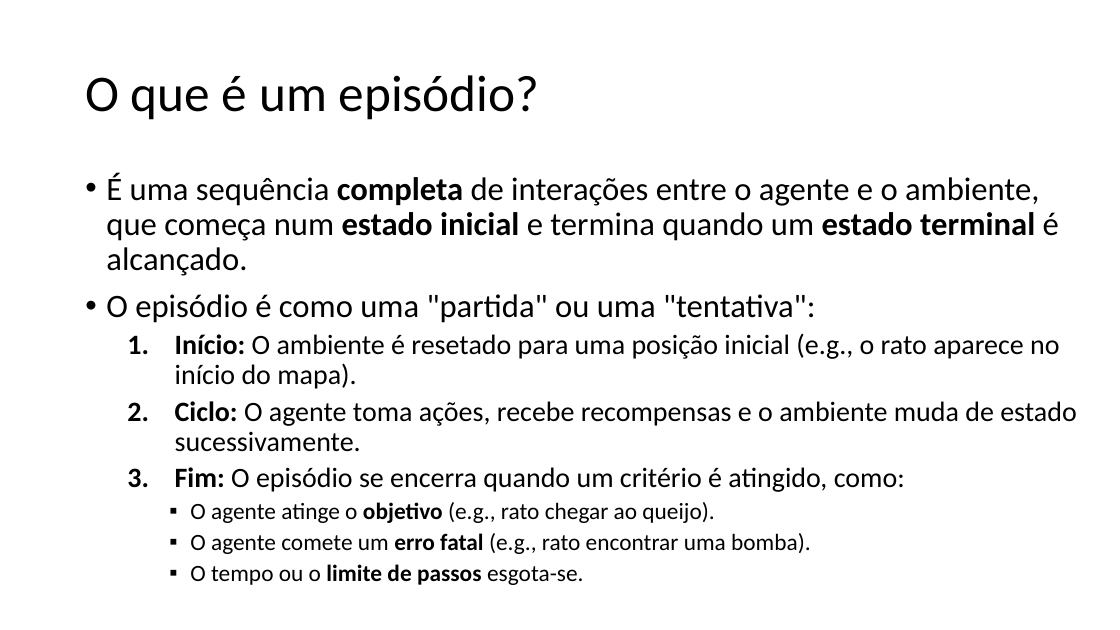
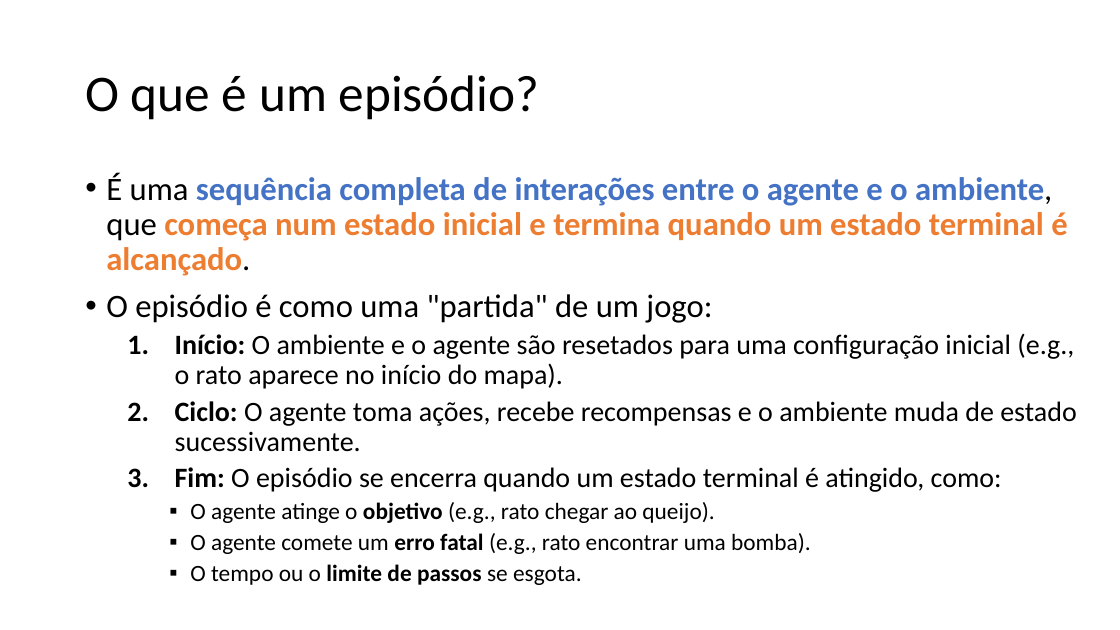
Before and after one commit to zz4fap/c24_inteligencia_artificial, a slide deck: slide 19 of slides/C24_Q_learning.pptx (slide 17 before the commit). Drawn at 1120x630 pixels with LibreOffice and Linux fonts; fonts in the diff are those of the drawing. Boxes give left, top, right and bottom in pixels: in the first picture for what was removed or moved away, otherwise in the second. Text is boxed around its words. In the diff, an @@ line names an element or a change of style, - is before the commit and + after.

```diff
--- a/slides/C24_Q_learning.pptx
+++ b/slides/C24_Q_learning.pptx
@@ text at (x1=106, y1=173, x2=1067, y2=276): text colour #000000 to #4472C4 in "sequência completa de interações entre o agente ..."; text colour #000000 to #ED7D31 in "começa num estado inicial e termina quando ..."; bold on in "sequência de interações entre o agente e ..." @@
@@ text at (x1=106, y1=294, x2=1074, y2=389): text changed @@
-• O episódio é como uma "partida" ou uma "tentativa":
-  1. Início: O ambiente é resetado para uma posição inicial (e.g., o rato aparece no início do mapa).
+• O episódio é como uma "partida" de um jogo:
+  1. Início: O ambiente e o agente são resetados para uma configuração inicial (e.g., o rato aparece no início do mapa).
@@ text at (x1=175, y1=467, x2=1002, y2=492): text changed @@
-  3. Fim: O episódio se encerra quando um critério é atingido, como:
+  3. Fim: O episódio se encerra quando um estado terminal é atingido, como:
@@ text at (x1=190, y1=564, x2=582, y2=585): text changed @@
-    ▪ O tempo ou o limite de passos esgota-se.
+    ▪ O tempo ou o limite de passos se esgota.
```
Also in this commit, not shown: 19 other slides changed, 7 slides added, 2 slides removed, 2 other files.
